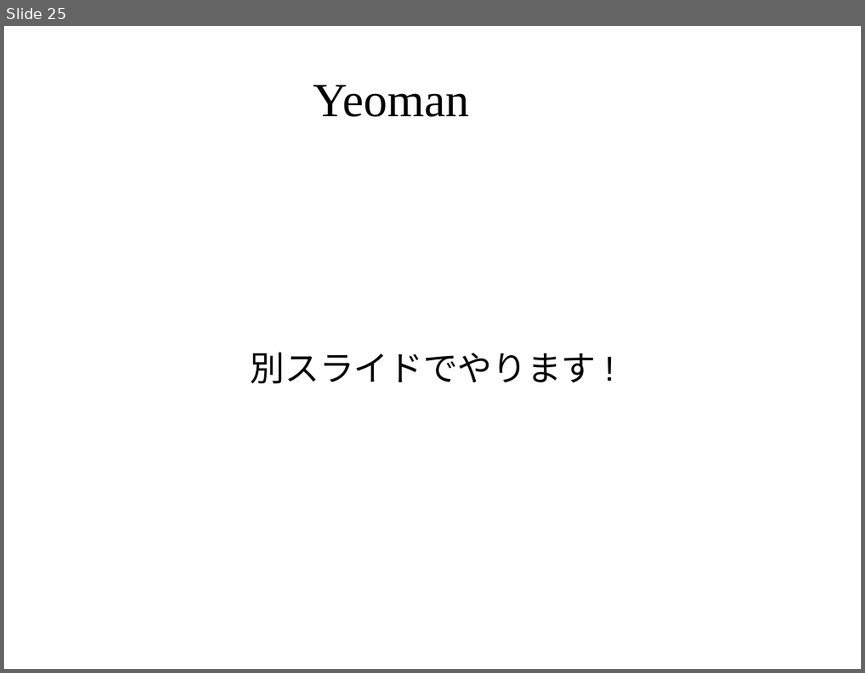
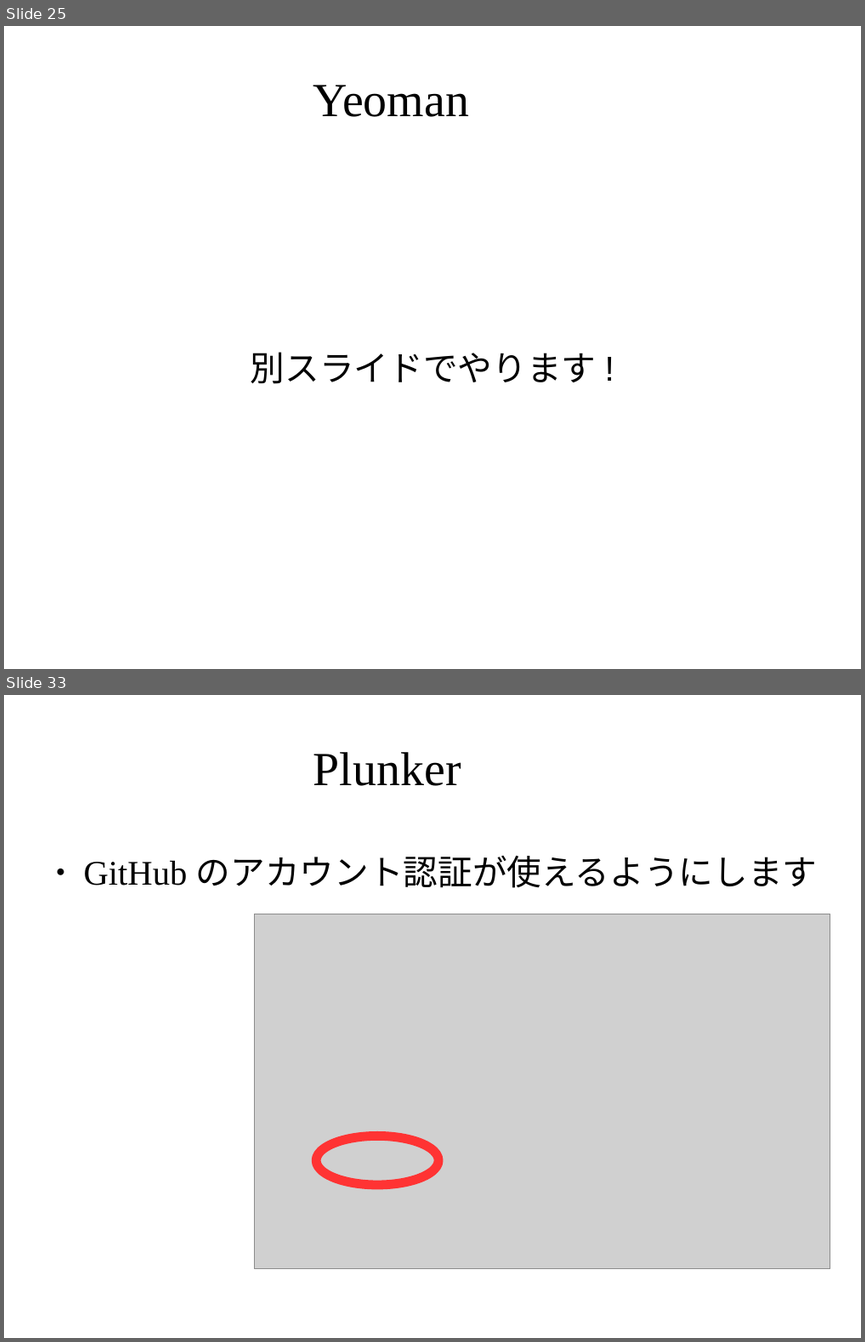
Before and after one commit to masakura/slides, a slide deck: html5jk#1/slide3.odp. Shown one above the other, each under a label of ours: slide 25 before the commit, slides 25 and 33 after it; the slides between them are not shown. The pictures are 865x673 and 865x1342 pixels, drawn with LibreOffice and Linux fonts; fonts in the diff are those of the drawing; grey boxes stand for pictures; background and template pictures are left out. Boxes give left, top, right and bottom in pixels: in the first picture for what was removed or moved away, otherwise in the second. Text is boxed around its words. In the diff, an @@ line names an element or a change of style, - is before the commit and + after.

Commit message:
Plunker のチュートリアルを追加

```diff
--- a/html5jk#1/slide3.odp
+++ b/html5jk#1/slide3.odp
@@ slide 33 added at bbox=[4, 695, 861, 1338], background picture (left out) @@
@@ title added at bbox=[313, 752, 461, 786], 44 pt, text #000000 @@
+Plunker
@@ text added at bbox=[84, 856, 817, 888], 32 pt, text #000000 @@
+● GitHub のアカウント認証が使えるようにします
@@ picture added at bbox=[255, 913, 830, 1269] @@
@@ ellipse added at bbox=[317, 1136, 438, 1185], outline #FF3333 8.5 pt @@
```
Also in this commit, not shown: 35 other slides added.
